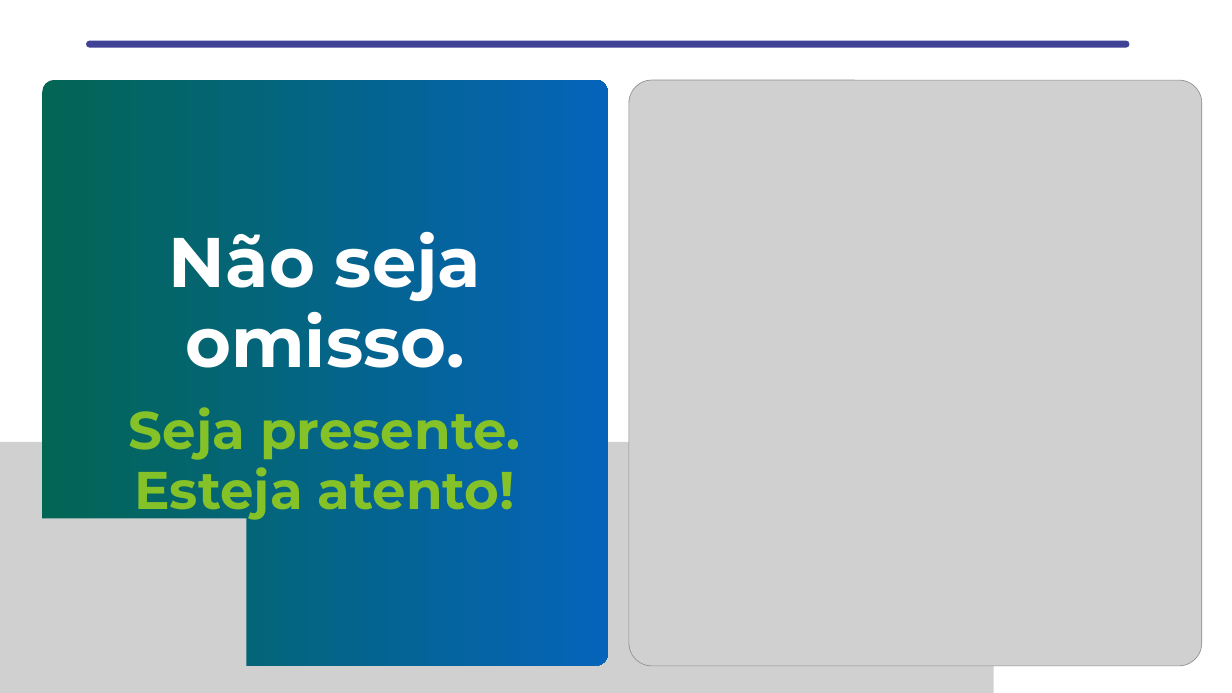
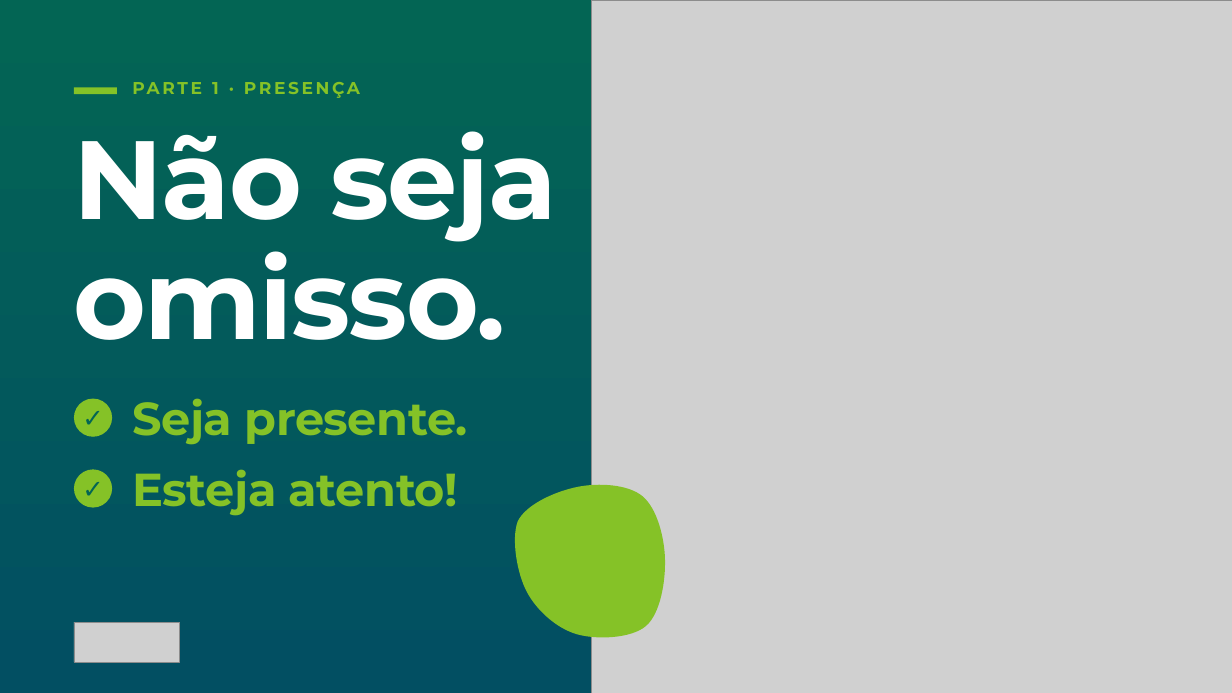
Before and after one commit to freelasrabbit-sys/logo, a slide deck: slide 3 of apresentacoes/aula-2/aula-2-integra.pptx. Drawn at 1232x693 pixels with LibreOffice and Linux fonts; fonts in the diff are those of the drawing; grey boxes stand for pictures. Boxes give left, top, right and bottom in pixels: in the first picture for what was removed or moved away, otherwise in the second. Text is boxed around its words. In the diff, an @@ line names an element or a change of style, - is before the commit and + after.

```diff
--- a/apresentacoes/aula-2/aula-2-integra.pptx
+++ b/apresentacoes/aula-2/aula-2-integra.pptx
@@ rectangle added at bbox=[0, 0, 1232, 693], fill gradient #036554 to #024F62 @@
@@ picture: place and size @@
-picture at bbox=[629, 80, 1202, 666]
+picture at bbox=[591, 0, 1232, 693]
@@ line removed from (89, 44) to (1126, 44) @@
@@ freeform shape removed at bbox=[43, 80, 608, 666] @@
@@ rectangle added at bbox=[74, 87, 117, 94], fill #85C227 @@
@@ text added at bbox=[212, 82, 219, 94], 20 pt, text #85C227, bold @@
+PARTE 1 · PRESENÇA
@@ text at bbox=[74, 131, 557, 340]: text changed; size 62 to 130 pt; text colour #85C227 to #FFFFFF @@
-Não seja omisso.
-Seja presente.
-Esteja atento!
+Não seja
+omisso.
@@ text "Não seja" at bbox=[74, 131, 557, 340]: vertical alignment middle to top @@
@@ ellipse added at bbox=[74, 399, 112, 437], fill #85C227 @@
@@ text added at bbox=[74, 399, 112, 437], 30 pt, text #036554, bold @@
+✓
@@ text added at bbox=[132, 398, 468, 445], 54 pt, text #85C227, bold @@
+Seja presente.
@@ picture removed at bbox=[0, 442, 994, 693] @@
@@ ellipse added at bbox=[74, 469, 112, 508], fill #85C227 @@
@@ text added at bbox=[74, 469, 112, 508], 30 pt, text #036554, bold @@
+✓
@@ text added at bbox=[132, 469, 458, 516], 54 pt, text #85C227, bold @@
+Esteja atento!
@@ freeform shape added at bbox=[511, 480, 671, 641], fill #85C227 @@
@@ picture removed at bbox=[0, 519, 246, 693] @@
@@ picture added at bbox=[74, 622, 180, 662] @@
```
Also in this commit, not shown: 23 other slides changed, 1 slide added, 1 slide removed, 1 other file.
